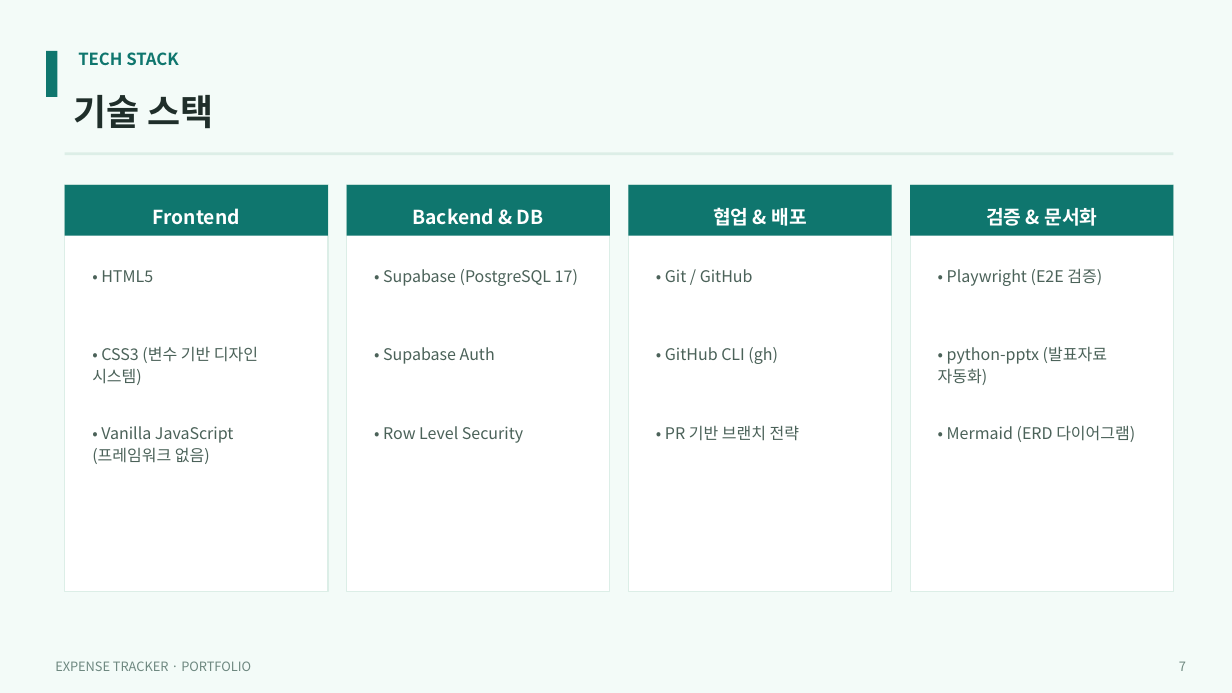
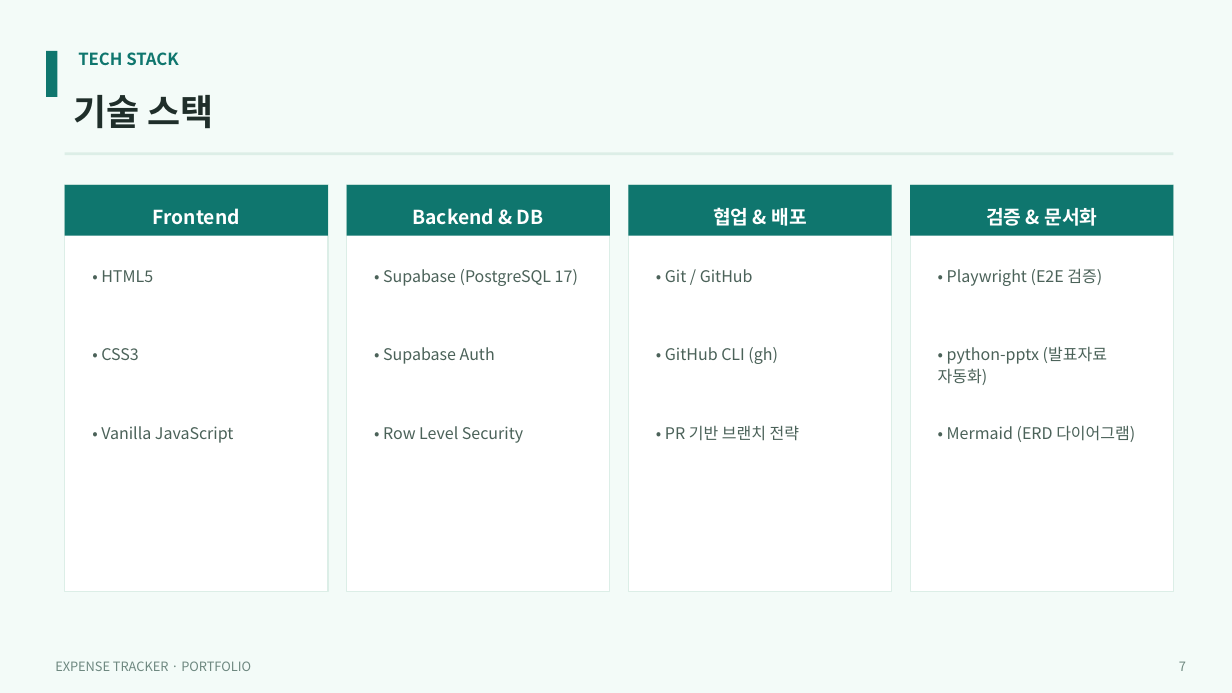
Before and after one commit to DavidLee534/expense-tracker, a slide deck: slide 7 of portfolio/expense-tracker-portfolio.pptx. Drawn at 1232x693 pixels with LibreOffice and Linux fonts; fonts in the diff are those of the drawing. Boxes give left, top, right and bottom in pixels: in the first picture for what was removed or moved away, otherwise in the second. Text is boxed around its words. In the diff, an @@ line names an element or a change of style, - is before the commit and + after.

```diff
--- a/portfolio/expense-tracker-portfolio.pptx
+++ b/portfolio/expense-tracker-portfolio.pptx
@@ text at (101, 348, 139, 360): text changed @@
-• CSS3 (변수 기반 디자인 시스템)
+• CSS3
@@ text at (101, 426, 234, 443): text changed @@
-• Vanilla JavaScript (프레임워크 없음)
+• Vanilla JavaScript
```
